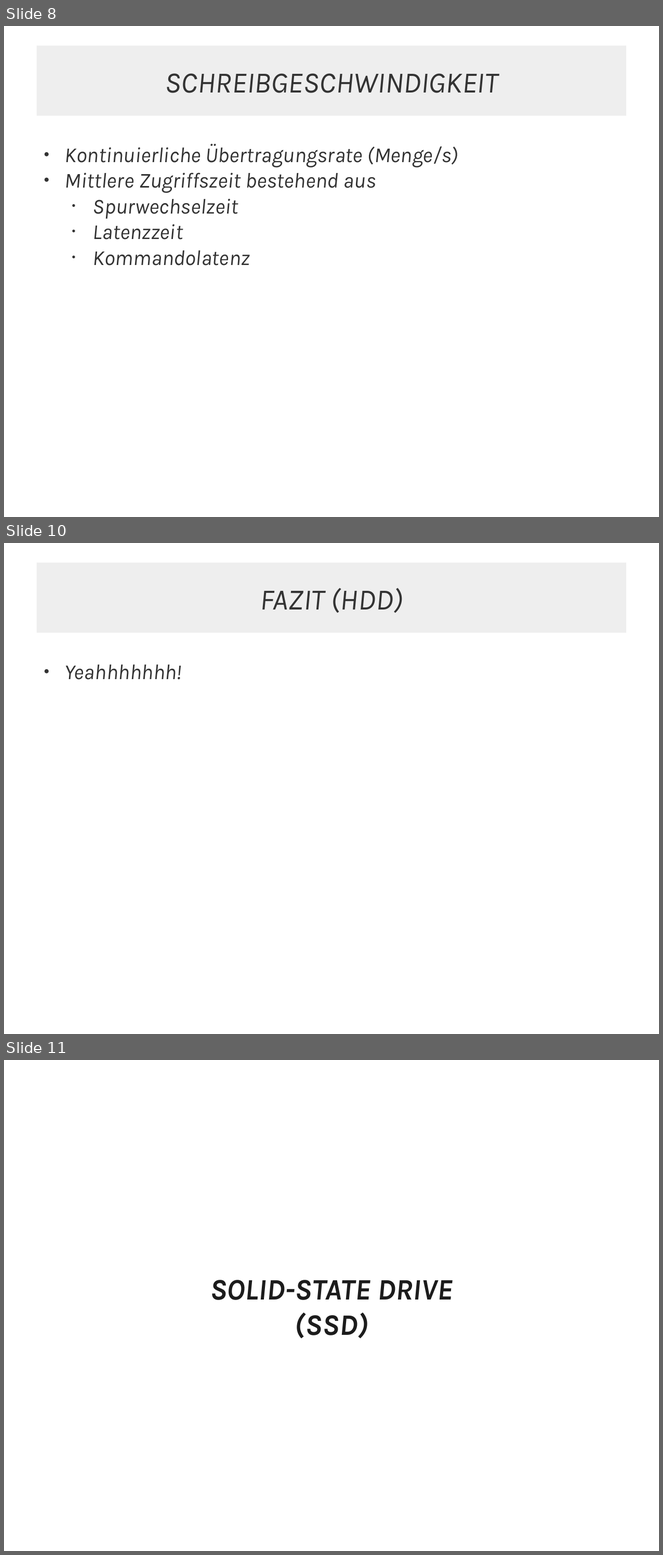
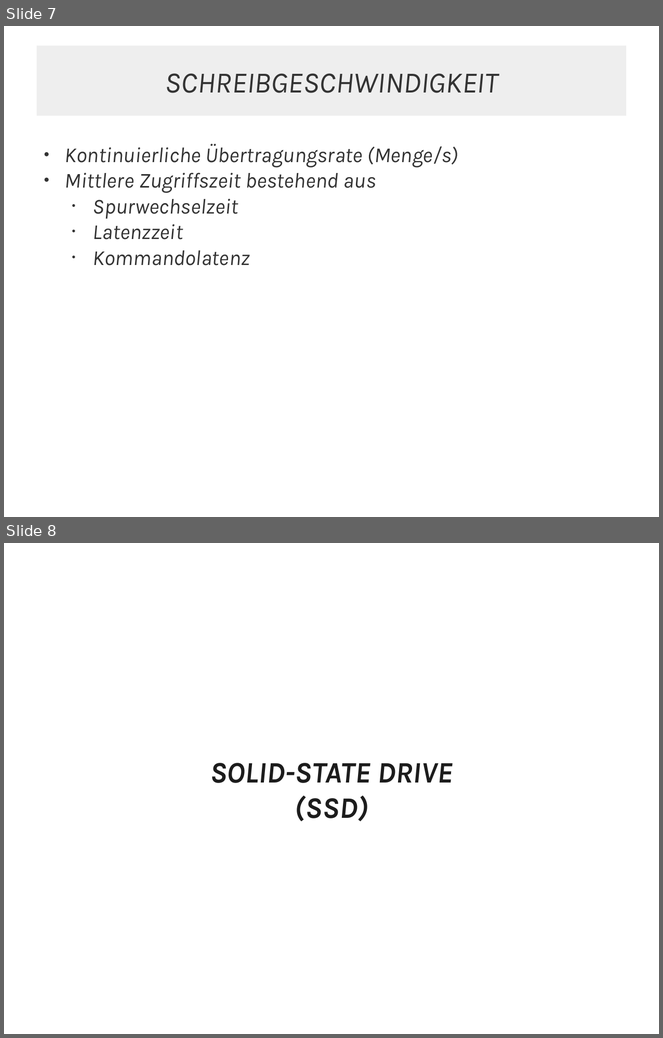
Before and after one commit to JMFootBallPlyr/Hard-drive-system-, a slide deck: WRK/presents/01 - types of drives/types of drives.odp. Shown one above the other, each under a label of ours: slides 8, 10 and 11 before the commit, slides 7 and 8 after it; the slides between them are not shown. The pictures are 663x1555 and 663x1038 pixels, drawn with LibreOffice and Linux fonts; fonts in the diff are those of the drawing. Boxes give left, top, right and bottom in pixels: in the first picture for what was removed or moved away, otherwise in the second. Text is boxed around its words. In the diff, an @@ line names an element or a change of style, - is before the commit and + after.

```diff
--- a/WRK/presents/01 - types of drives/types of drives.odp
+++ b/WRK/presents/01 - types of drives/types of drives.odp
@@ slide 10 removed at box(4, 543, 659, 1034), background #FFFFFF @@
@@ rectangle removed at box(37, 563, 626, 633) @@
-FAZIT (HDD)
@@ text removed at box(65, 665, 182, 680) @@
-● Yeahhhhhhh!
@@ what was slide 8 is now slide 7 @@
@@ what was slide 11 is now slide 8 @@
```
Also in this commit, not shown: 6 slides changed, 7 other slides removed, 4 other files.
